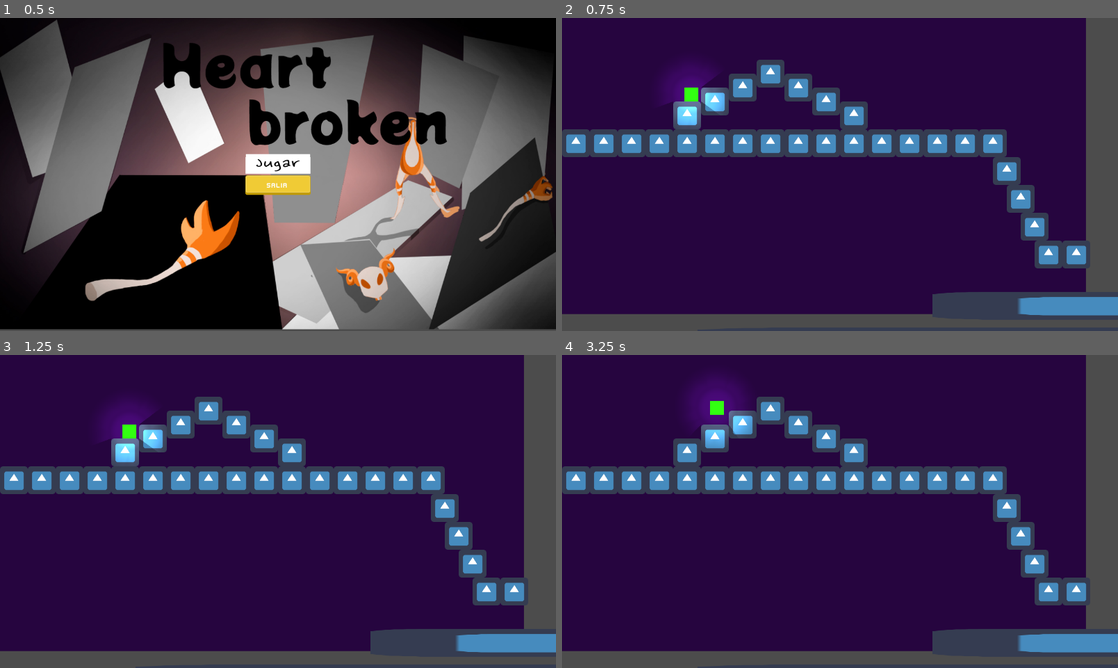
Above: before the commit, frames 1-4 (two rows, left to right).
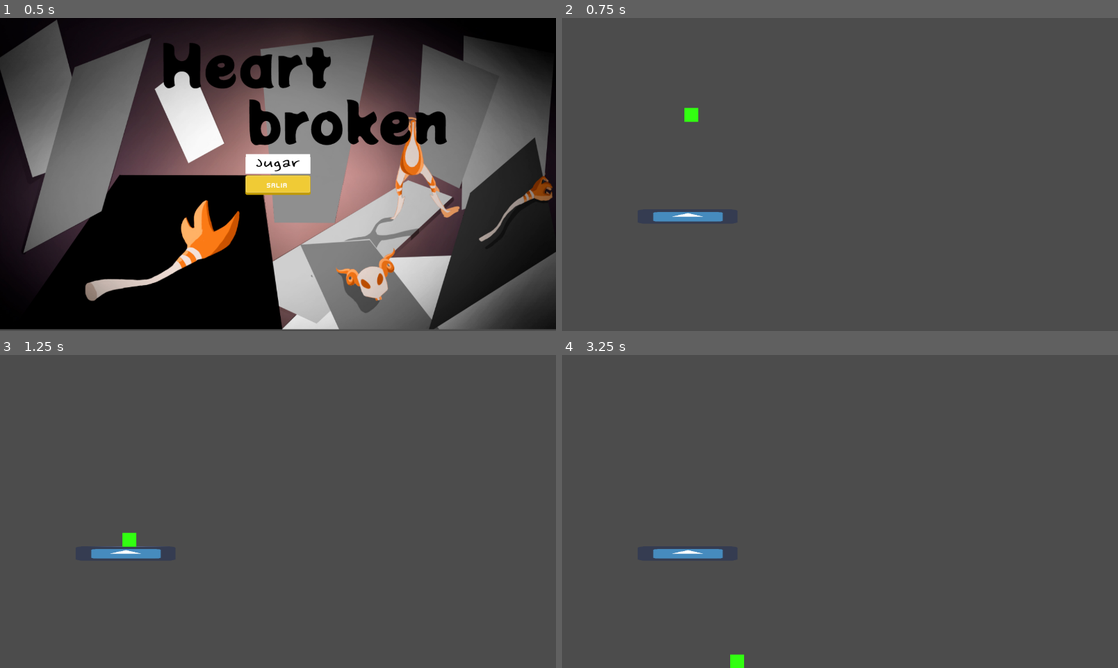
Above: after the commit, the same moments.

Repository: santyarellano/Shattered
Game: Godot game, scene res://Niveles/menuPrincipal.tscn
Two runs of this game, one before a commit and one after it. Both use one fixed random seed, a clock stepped at 60 frames per second and the inputs below. The engine's default icon, where the game draws it, is replaced by a stand-in: a white triangle on a blue panel in a dark square.
Inputs (mouse positions are in pixels of both pictures, inside the frame that each line leads up to):
- Up to frame 1 (0.5 s): no input
- Up to frame 2 (0.75 s): click (840, 165) at 0.5 s
- Up to frame 3 (1.25 s): no input
- Up to frame 4 (3.25 s): hold Right (ui_right) 1.28-2.78 s; tap Space (ui_select) at 1.52, 2.27 s; hold Left (ui_left) from 2.78 s (still down)

Frame 1 is identical in both runs. In frame 2, 82% of the frame differs, in the area x 0-100%, y 0-96%; in frame 3, 82%; in frame 4, 82%, in the area x 0-100%, y 0-100%.

Commit message:
vidas otra vez

Diff:
--- a/Niveles/Level_with_lights.tscn
+++ b/Niveles/Level_with_lights.tscn
@@ -1,7 +1,8 @@
-[gd_scene load_steps=4 format=2]
+[gd_scene load_steps=5 format=2]
 
 [ext_resource path="res://Img/background_test.png" type="Texture" id=1]
 [ext_resource path="res://Obj/Player/Player.tscn" type="PackedScene" id=2]
+[ext_resource path="res://Obj/HUD/LifeContainer.tscn" type="PackedScene" id=3]
 [ext_resource path="res://Niveles/map1/map1.tscn" type="PackedScene" id=4]
 
 [node name="Level_with_lights" type="Node"]
@@ -24,3 +25,7 @@
 color = Color( 0.27451, 0.27451, 0.27451, 1 )
 
 [node name="TileMap" parent="." instance=ExtResource( 4 )]
+
+[node name="HBoxContainer" parent="." instance=ExtResource( 3 )]
+margin_right = 1450.0
+margin_bottom = 252.0
--- a/Niveles/Playground.tscn
+++ b/Niveles/Playground.tscn
@@ -1,39 +1,13 @@
-[gd_scene load_steps=4 format=2]
+[gd_scene load_steps=3 format=2]
 
-[ext_resource path="res://Niveles/map1/map1.tscn" type="PackedScene" id=1]
+[ext_resource path="res://Obj/bloque pisos/bloquepiso.tscn" type="PackedScene" id=1]
 [ext_resource path="res://Obj/Player/Player.tscn" type="PackedScene" id=2]
-[ext_resource path="res://Img/background_test.png" type="Texture" id=3]
 
 [node name="Playground" type="Node"]
 
 [node name="StaticBody2D" parent="." instance=ExtResource( 1 )]
-position = Vector2( 858.357, 512.381 )
-scale = Vector2( 10, 0.5 )
-
-[node name="StaticBody2D3" parent="." instance=ExtResource( 1 )]
-position = Vector2( 999.724, 586.938 )
-scale = Vector2( 2, 0.5 )
-
-[node name="StaticBody2D4" parent="." instance=ExtResource( 1 )]
-position = Vector2( 312.195, 455.761 )
-scale = Vector2( 20, 0.5 )
-
-[node name="StaticBody2D5" parent="." instance=ExtResource( 1 )]
-position = Vector2( 852.7, 373.788 )
-scale = Vector2( 10, 0.5 )
-
-[node name="StaticBody2D6" parent="." instance=ExtResource( 1 )]
-position = Vector2( 1023.78, 285.864 )
-scale = Vector2( 0.5, 18 )
+position = Vector2( 283.469, 455.829 )
+scale = Vector2( 7, 1 )
 
 [node name="Player" parent="." instance=ExtResource( 2 )]
 position = Vector2( 298.077, 204.898 )
-
-[node name="TileMap" parent="." instance=ExtResource( 1 )]
-
-[node name="Sprite" type="Sprite" parent="."]
-modulate = Color( 0.270588, 0.0352941, 0.447059, 1 )
-position = Vector2( 571.006, 308.352 )
-scale = Vector2( 9.92197, 5.81801 )
-z_index = -1
-texture = ExtResource( 3 )
--- a/Obj/HUD/LifeContainer.tscn
+++ b/Obj/HUD/LifeContainer.tscn
@@ -3,43 +3,39 @@
 [ext_resource path="res://Obj/HUD/Pruebas/vida lleno.png" type="Texture" id=1]
 
 [node name="HBoxContainer" type="HBoxContainer"]
-margin_right = 40.0
-margin_bottom = 40.0
+margin_right = 200.0
+margin_bottom = 45.0
+rect_min_size = Vector2( 200, 45 )
 custom_constants/separation = 5
 __meta__ = {
 "_edit_use_anchors_": false
 }
 
-[node name="1" type="TextureRect" parent="."]
-margin_right = 286.0
-margin_bottom = 252.0
-texture = ExtResource( 1 )
-stretch_mode = 3
+[node name="1" type="TextureButton" parent="."]
+margin_right = 53.0
+margin_bottom = 45.0
+texture_normal = ExtResource( 1 )
 
-[node name="2" type="TextureRect" parent="."]
-margin_left = 291.0
-margin_right = 577.0
-margin_bottom = 252.0
-texture = ExtResource( 1 )
-stretch_mode = 3
+[node name="2" type="TextureButton" parent="."]
+margin_left = 58.0
+margin_right = 111.0
+margin_bottom = 45.0
+texture_normal = ExtResource( 1 )
 
-[node name="3" type="TextureRect" parent="."]
-margin_left = 582.0
-margin_right = 868.0
-margin_bottom = 252.0
-texture = ExtResource( 1 )
-stretch_mode = 3
+[node name="3" type="TextureButton" parent="."]
+margin_left = 116.0
+margin_right = 169.0
+margin_bottom = 45.0
+texture_normal = ExtResource( 1 )
 
-[node name="4" type="TextureRect" parent="."]
-margin_left = 873.0
-margin_right = 1159.0
-margin_bottom = 252.0
-texture = ExtResource( 1 )
-stretch_mode = 3
+[node name="4" type="TextureButton" parent="."]
+margin_left = 174.0
+margin_right = 227.0
+margin_bottom = 45.0
+texture_normal = ExtResource( 1 )
 
-[node name="5" type="TextureRect" parent="."]
-margin_left = 1164.0
-margin_right = 1450.0
-margin_bottom = 252.0
-texture = ExtResource( 1 )
-stretch_mode = 3
+[node name="5" type="TextureButton" parent="."]
+margin_left = 232.0
+margin_right = 285.0
+margin_bottom = 45.0
+texture_normal = ExtResource( 1 )
Binary file changed: Obj/HUD/Pruebas/vida lleno.png
Binary file changed: Obj/HUD/Pruebas/vida medio.png
Binary file changed: Obj/HUD/Pruebas/vida vacío.png
